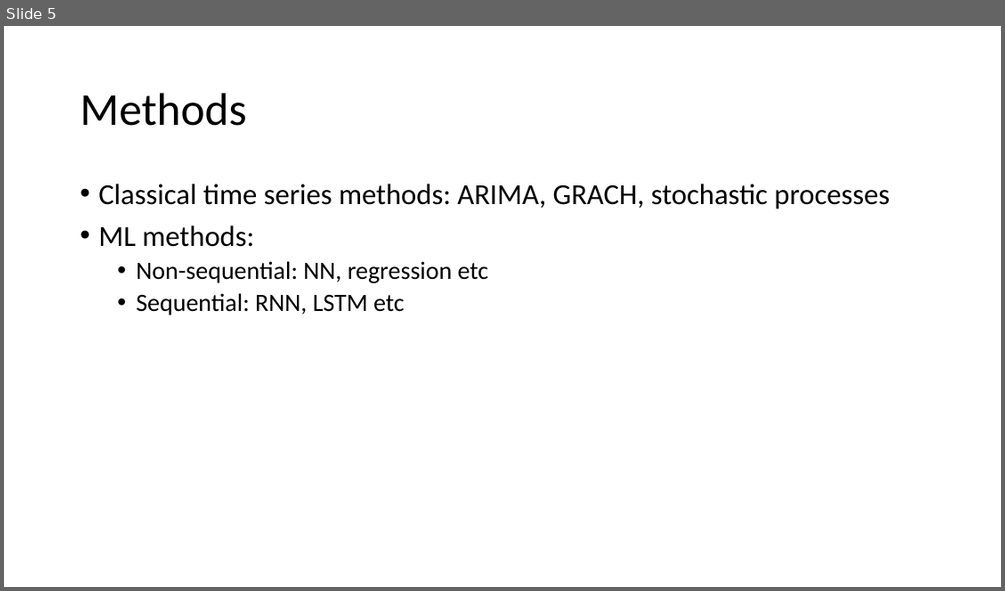
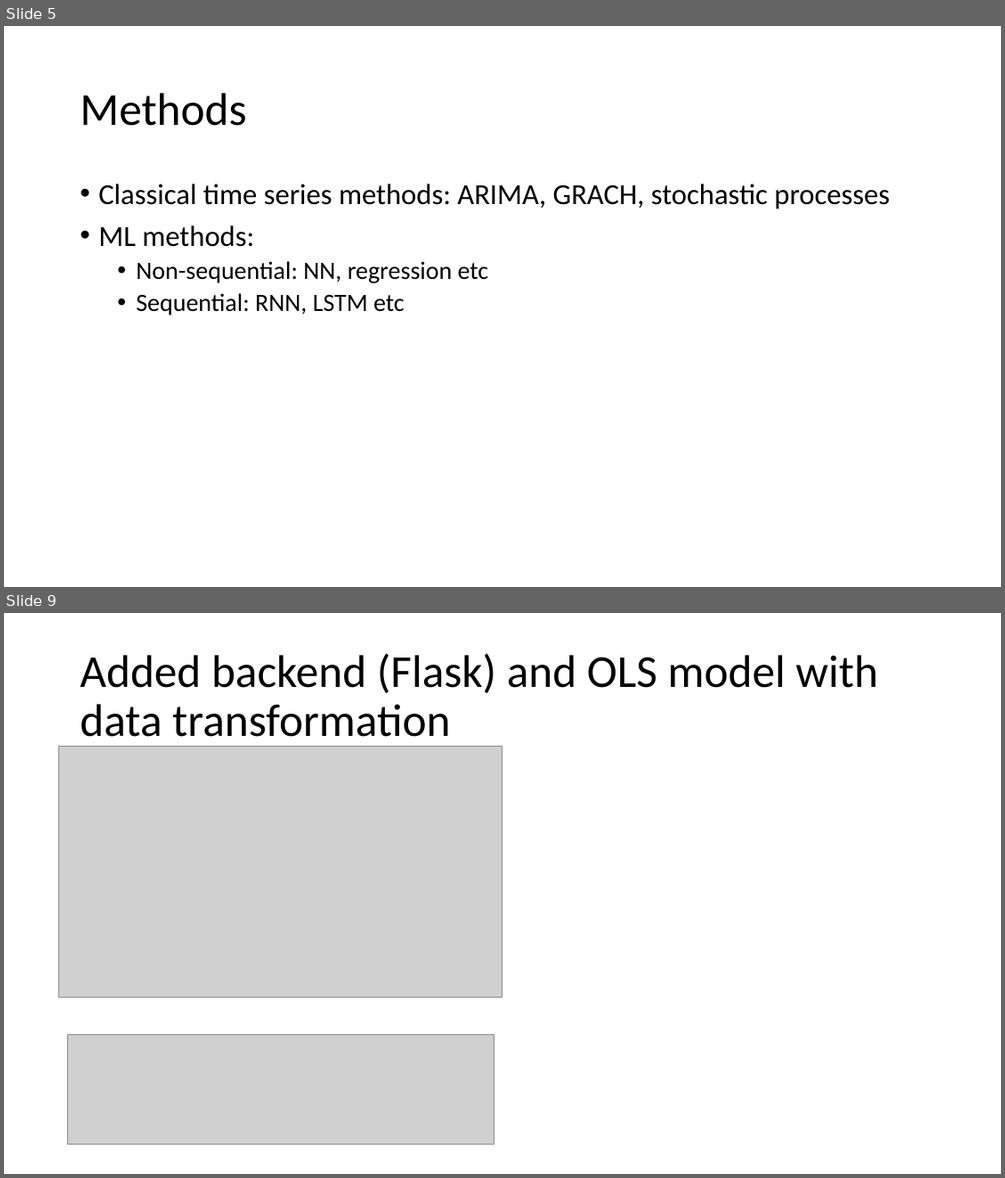
Before and after one commit to NickThe1/kbtu-data-visualization, a slide deck: distrib.pptx. Shown one above the other, each under a label of ours: slide 5 before the commit, slides 5 and 9 after it; the slides between them are not shown. The pictures are 1005x591 and 1005x1178 pixels, drawn with LibreOffice and Linux fonts; fonts in the diff are those of the drawing; grey boxes stand for pictures. Boxes give left, top, right and bottom in pixels: in the first picture for what was removed or moved away, otherwise in the second. Text is boxed around its words. In the diff, an @@ line names an element or a change of style, - is before the commit and + after.

Commit message:
feat: new data

```diff
--- a/distrib.pptx
+++ b/distrib.pptx
@@ slide 9 added at (x1=4, y1=613, x2=1001, y2=1174), background #FFFFFF @@
@@ title added at (x1=80, y1=653, x2=878, y2=747), 44 pt, text #000000 @@
+Added backend (Flask) and OLS model with data transformation
@@ picture added at (x1=58, y1=746, x2=502, y2=997) @@
@@ picture added at (x1=67, y1=1034, x2=494, y2=1144) @@
```
Also in this commit, not shown: 5 other slides added, 2 other files.
